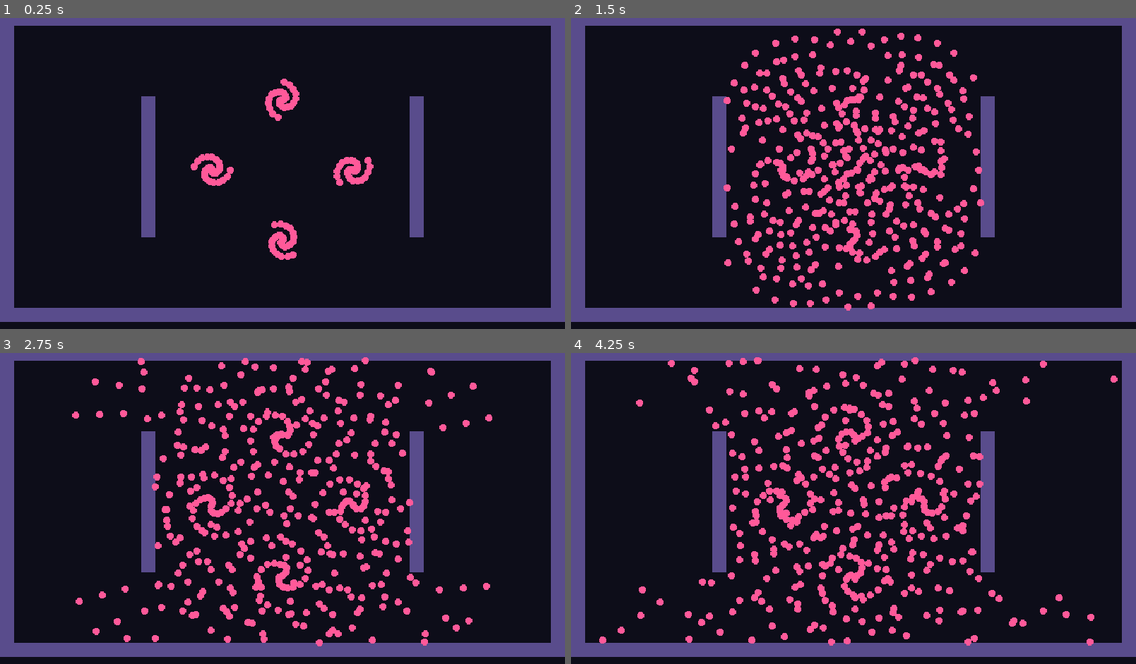
Above: before the commit, frames 1-4 (two rows, left to right).
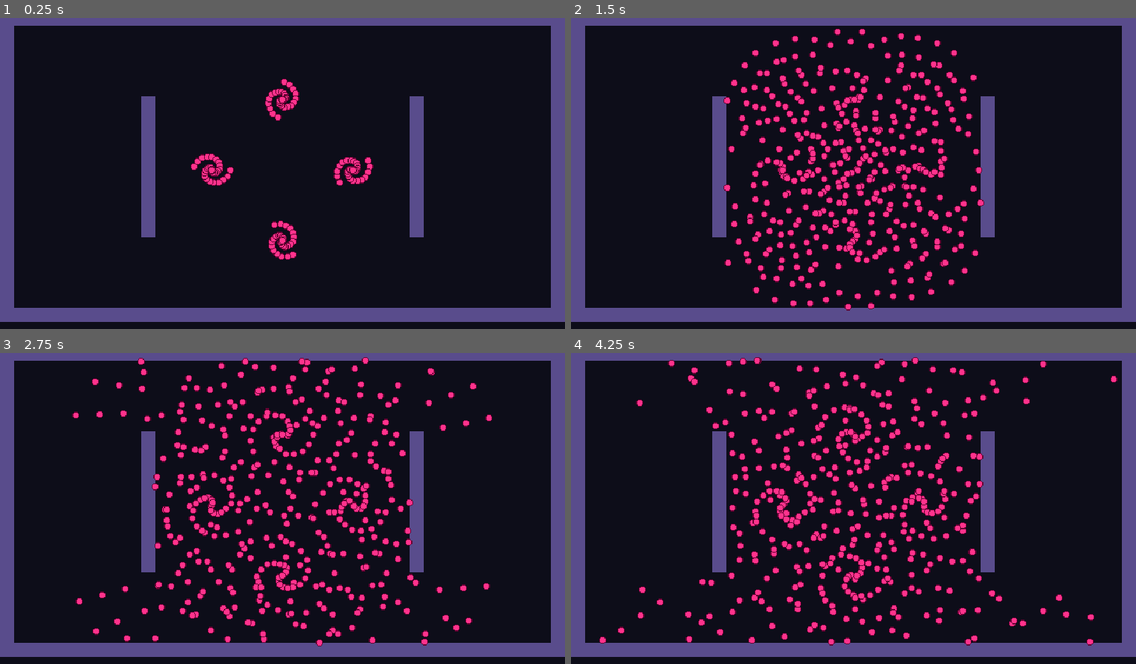
Above: after the commit, the same moments.

Repository: Kroustille/hypnagogia
Game: Godot game, scene res://debug/bullet_load_test.tscn
Two runs of this game, one before a commit and one after it. Both use one fixed random seed, a clock stepped at 60 frames per second and the inputs below. This scene is started directly instead of the project's main scene.
Inputs (mouse positions are in pixels of both pictures, inside the frame that each line leads up to):
- Up to frame 1 (0.25 s): no input
- Up to frame 2 (1.5 s): move the mouse to (977, 154) at 0.52 s; press the mouse at (977, 154) at 0.53 s; hold D (move_right) 0.53-1.28 s; tap Space (dash) at 0.6 s; move the mouse to (740, 185) at 1.27 s; release the mouse at (740, 185) at 1.28 s; hold S (move_down) from 1.28 s (still down); click (740, 185) at 1.35 s
- Up to frame 3 (2.75 s): tap Space (dash) at 1.55, 2.1 s; move the mouse to (339, 436) at 2.02 s; release S (move_down) at 2.03 s; press the mouse at (339, 436) at 2.03 s; hold D (move_right) from 2.03 s (still down)
- Up to frame 4 (4.25 s): move the mouse to (825, 567) at 2.77 s; release D (move_right) at 2.78 s; release the mouse at (825, 567) at 2.78 s; hold W (move_up) 2.78-3.53 s; click (825, 567) at 2.85 s; tap Space (dash) at 3.05 s; move the mouse to (1023, 552) at 3.52 s; press the mouse at (1023, 552) at 3.53 s; hold A (move_left) from 3.53 s (still down); tap 1 at 3.6 s

The runs differ from the first frame. In frame 1, 1.6% of the frame differs, in the area x 33-67%, y 19-78%; in frame 2, 8.3%; in frame 3, 8.4%; in frame 4, 8.5%, in the area x 5-97%, y 1-95%.

Commit message:
feat(combat): give enemy bullets a reserved look and refuse unhittable shots
Add the reserved colors, the enemy bullet tuning, one shared look, the
per-camp damage contract and the solid-origin refusal in fire(), the
duplicate-free add_appearance() and Telegraph.progress().

Co-Authored-By: Claude Sonnet 5.5 <noreply@anthropic.com>

Diff:
--- a/game/combat/bullets/bullet_manager.gd
+++ b/game/combat/bullets/bullet_manager.gd
@@ -44,6 +44,8 @@
 var _damages: PackedFloat32Array = PackedFloat32Array()
 
 var _multimeshes: Array[MultiMesh] = []
+## Texture of each look, same index as _multimeshes: the same texture is never registered twice.
+var _appearance_textures: Array[Texture2D] = []
 var _render_counts: PackedInt32Array = PackedInt32Array()
 
 ## Registered targets, in registration order: a bullet hits the first one it overlaps.
@@ -94,7 +96,13 @@
 
 
 ## Registers a look (one MultiMeshInstance2D) and returns its index for BulletParams.appearance.
+## The same Texture2D registered again returns its first index: one MultiMeshInstance2D per look, whatever the
+## number of shooters.
 func add_appearance(texture: Texture2D) -> int:
+	if texture != null:
+		var known: int = _appearance_textures.find(texture)
+		if known != -1:
+			return known
 	if texture == null or _multimeshes.size() >= MAX_APPEARANCES:
 		Log.error("combat", "add_appearance() needs a texture and at most %d appearances" % MAX_APPEARANCES)
 		assert(false, "Invalid appearance")
@@ -115,6 +123,7 @@
 	RenderingServer.multimesh_set_physics_interpolated(multimesh.get_rid(), false)
 	add_child(view)
 	_multimeshes.append(multimesh)
+	_appearance_textures.append(texture)
 	_render_counts.append(0)
 	return _multimeshes.size() - 1
 
@@ -155,9 +164,13 @@
 
 
 ## Fires one bullet. origin is in this node's local space, direction must be normalized.
-## Returns false, without error or log, when the pool is full (the refusal is counted).
+## Returns false, without error or log, when the pool is full (the refusal is counted) or when the origin is inside
+## a solid cell (the wall would stop it at once). Returns false with an error for an invalid shot, including a
+## damage its target would refuse (ENEMY camp: at least 1 half-heart after rounding; PLAYER camp: > 0).
 func fire(params: BulletParams, origin: Vector2, direction: Vector2) -> bool:
 	if not _is_shot_valid(params, direction):
+		return false
+	if _hits_solid(origin):
 		return false
 	if _free_top == 0:
 		refused_count += 1
@@ -193,8 +206,13 @@
 		problem = "lifetime %s must be finite and positive" % params.lifetime
 	elif not (params.radius >= 0.0):
 		problem = "radius %s must not be negative" % params.radius
-	elif not is_finite(params.damage) or params.damage < 0.0:
-		problem = "damage %s must be finite and not negative" % params.damage
+	elif not is_finite(params.damage):
+		problem = "damage %s must be finite" % params.damage
+	elif camp == Camp.ENEMY and roundi(params.damage) < 1:
+		# Same rule as Health.apply_damage(): the player counts whole half-hearts (story 2.4, reports of 2.1 and 2.3).
+		problem = "damage %s would be refused by the player's Health (at least 1 half-heart after rounding)" % params.damage
+	elif camp == Camp.PLAYER and params.damage <= 0.0:
+		problem = "damage %s would be refused by the enemies' HitPoints (must be > 0)" % params.damage
 	elif not is_equal_approx(direction.length_squared(), 1.0):
 		problem = "direction %s is not normalized" % direction
 	if problem.is_empty():
--- a/game/combat/bullets/bullet_params.gd
+++ b/game/combat/bullets/bullet_params.gd
@@ -12,5 +12,6 @@
 @export var lifetime: float = 8.0
 ## Index returned by BulletManager.add_appearance().
 @export var appearance: int = 0
-## Damage of one hit. PLAYER camp: enemy HP. Not negative.
+## Damage of one hit. ENEMY camp: half-hearts, at least 1 after rounding. PLAYER camp: enemy HP, > 0.
+## BulletManager.fire() refuses a damage its target would refuse.
 @export var damage: float = 0.0
--- /dev/null
+++ b/game/combat/bullets/enemy_bullet_look.gd
@@ -0,0 +1,38 @@
+@abstract
+class_name EnemyBulletLook
+## The one look of every enemy bullet (FR26, NFR8): a disc of the collision diameter (Tuning.COMBAT.enemy_bullet_radius)
+## in Const.COLOR_ENEMY_BULLET, with a 1 px outer ring in Const.COLOR_ENEMY_BULLET_OUTLINE, transparent outside.
+## Built once and shared: BulletManager.add_appearance() returns the same index for the same texture, so a manager
+## draws every enemy bullet with one MultiMeshInstance2D. Whoever fires enemy bullets uses this texture, debug included.
+
+static var _texture: Texture2D
+
+
+static func texture() -> Texture2D:
+	if _texture == null:
+		_texture = _build()
+	return _texture
+
+
+static func _build() -> Texture2D:
+	var radius_px: float = Tuning.COMBAT.enemy_bullet_radius * Const.TILE_SIZE
+	var valid: bool = is_finite(radius_px) and radius_px > 0.0
+	if not valid:
+		# Safe state first: a failed assert aborts the function in debug builds.
+		radius_px = 1.0
+		Log.error("combat", "enemy_bullet_radius %s is invalid, smallest disc used" % Tuning.COMBAT.enemy_bullet_radius)
+		_assert_failed("enemy_bullet_radius must be finite and > 0")
+	var side: int = maxi(2, ceili(2.0 * radius_px))
+	var image: Image = Image.create(side, side, false, Image.FORMAT_RGBA8)
+	var center: Vector2 = Vector2(side, side) / 2.0
+	for y: int in side:
+		for x: int in side:
+			var distance: float = (Vector2(x + 0.5, y + 0.5) - center).length()
+			if distance > radius_px:
+				continue # transparent
+			image.set_pixel(x, y, Const.COLOR_ENEMY_BULLET_OUTLINE if distance > radius_px - 1.0 else Const.COLOR_ENEMY_BULLET)
+	return ImageTexture.create_from_image(image)
+
+
+static func _assert_failed(message: String) -> void:
+	assert(false, message)
--- a/game/combat/telegraph.gd
+++ b/game/combat/telegraph.gd
@@ -11,6 +11,7 @@
 
 var _clock_group: GameClock.Group = GameClock.Group.ENEMIES
 var _ticks_left: float = 0.0
+var _ticks_total: float = 0.0
 var _is_setup: bool = false
 
 
@@ -42,6 +43,7 @@
 		_assert_failed("Telegraph.start() needs a finite base >= 0 and multiplier >= 0")
 	var duration: float = maxf(base * factor, Tuning.COMBAT.min_telegraph)
 	_ticks_left = duration * Engine.physics_ticks_per_second
+	_ticks_total = _ticks_left
 	var owner_name: String = String(get_parent().name) if get_parent() != null else String(name)
 	Log.debug("combat", "telegraph %s started duration=%.2f" % [owner_name, duration])
 	if sound == null:
@@ -56,6 +58,14 @@
 	return _ticks_left > TICK_EPSILON
 
 
+## Share of the telegraph already elapsed, from 0 (just started) to 1 (about to end); 0 when inactive.
+## Drives the owner's animation steps (rising glow, inhale). Ticks after its owner: the owner reads last tick's value.
+func progress() -> float:
+	if not is_active() or _ticks_total <= 0.0:
+		return 0.0
+	return clampf(1.0 - _ticks_left / _ticks_total, 0.0, 1.0)
+
+
 func _physics_process(_delta: float) -> void:
 	if _ticks_left <= 0.0:
 		return
--- a/game/core/combat_tuning.gd
+++ b/game/core/combat_tuning.gd
@@ -1,6 +1,6 @@
 class_name CombatTuning
 extends Resource
-## Balancing values of health, hits, telegraphs and spawns. Read-only at runtime (see Tuning.COMBAT).
+## Balancing values of health, hits, telegraphs, spawns and enemy bullets. Read-only at runtime (see Tuning.COMBAT).
 ## Hearts are stored in half-hearts (integers): Health counts in whole half-hearts, no conversion needed.
 ## Durations are in seconds, distances in tiles; tick conversion happens in Health and Telegraph.
 
@@ -16,3 +16,7 @@
 @export_range(0.0, 5.0, 0.05, "or_greater") var min_telegraph: float = 0.4
 ## Closest an enemy may appear to the player, in tiles (FR31), center to center.
 @export_range(0.0, 20.0, 0.25, "or_greater") var min_spawn_distance: float = 3.0
+## Collision radius of every enemy bullet, in tiles (4 px): the reserved look has this diameter, what is seen is what hits.
+@export_range(0.05, 2.0, 0.05, "or_greater") var enemy_bullet_radius: float = 0.25
+## Safety net of an enemy bullet, in seconds: not a range, walls stop every bullet well before.
+@export_range(0.5, 60.0, 0.5, "or_greater") var enemy_bullet_lifetime: float = 10.0
--- a/game/core/constants.gd
+++ b/game/core/constants.gd
@@ -49,6 +49,15 @@
 ## Color reserved for the player's shots (NFR8): no other entity uses it. Final value set by story 7.2.
 const COLOR_PLAYER_SHOT: Color = Color(0.55, 0.95, 1.0)
 
+## Colors reserved for enemy bullets (FR26, NFR8): a fill and a 1 px outline that no other drawing uses, identical in
+## every phase and lucidity tier. Placeholder values, final ones set by story 7.2.
+const COLOR_ENEMY_BULLET: Color = Color(1.0, 0.2, 0.55)
+const COLOR_ENEMY_BULLET_OUTLINE: Color = Color(0.4, 0.0, 0.2)
+
+## z_index of the enemy BulletManager: above everything else in the world (entities, player shots, damage numbers),
+## whatever its place in the tree (AR19, NFR8). Below the reticle (100), an aim aid that moves to the HUD in story 2.7.
+const Z_INDEX_ENEMY_BULLETS: int = 10
+
 ## Node group of the player, found by debug tools without a node path.
 const GROUP_PLAYER: StringName = &"player"
 
--- a/game/data/tuning/combat_tuning.tres
+++ b/game/data/tuning/combat_tuning.tres
@@ -10,3 +10,5 @@
 hit_invulnerability_duration = 1.0
 min_telegraph = 0.4
 min_spawn_distance = 3.0
+enemy_bullet_radius = 0.25
+enemy_bullet_lifetime = 10.0
--- a/game/debug/bullet_load_test.gd
+++ b/game/debug/bullet_load_test.gd
@@ -14,8 +14,6 @@
 ]
 const BACKGROUND_COLOR: Color = Color(0.05, 0.05, 0.1)
 const WALL_COLOR: Color = Color(0.35, 0.3, 0.55)
-const BULLET_COLOR: Color = Color(1.0, 0.35, 0.6)
-const BULLET_SIZE: int = 8
 
 var _manager: BulletManager
 var _params: BulletParams = BulletParams.new()
@@ -34,7 +32,9 @@
 	_manager.capacity = POOL_CAPACITY
 	_manager.setup(solid_layers)
 	add_child(_manager)
-	_params.appearance = _manager.add_appearance(_make_bullet_texture())
+	_params.appearance = _manager.add_appearance(EnemyBulletLook.texture())
+	_params.radius = Tuning.COMBAT.enemy_bullet_radius
+	_params.damage = Tuning.COMBAT.hit_damage_half_hearts # no target here, but fire() refuses a damage the player would refuse
 	Log.info("combat", "bullet load test started target=%d" % TARGET_COUNT)
 
 
@@ -75,14 +75,3 @@
 		layer.set_cell(Vector2i(10, y), source_id, Vector2i.ZERO)
 		layer.set_cell(Vector2i(29, y), source_id, Vector2i.ZERO)
 	return layer
-
-
-func _make_bullet_texture() -> Texture2D:
-	var image: Image = Image.create(BULLET_SIZE, BULLET_SIZE, false, Image.FORMAT_RGBA8)
-	var center: Vector2 = Vector2(BULLET_SIZE, BULLET_SIZE) / 2.0
-	var radius: float = BULLET_SIZE / 2.0
-	for y: int in BULLET_SIZE:
-		for x: int in BULLET_SIZE:
-			if (Vector2(x + 0.5, y + 0.5) - center).length() <= radius:
-				image.set_pixel(x, y, BULLET_COLOR)
-	return ImageTexture.create_from_image(image)
Not shown, added: game/combat/bullets/enemy_bullet_look.gd.uid
